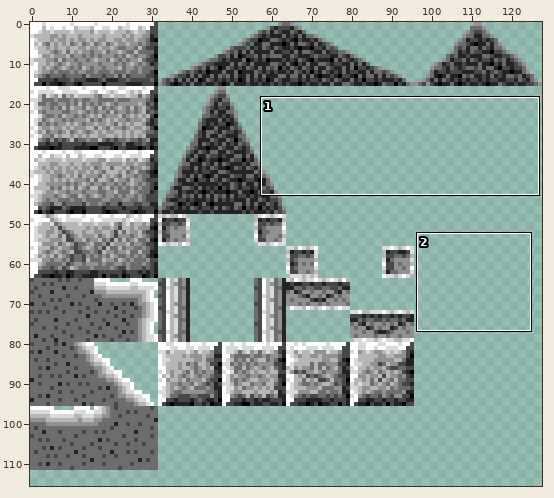
Pixel-art file: underground.aseprite. Above: a wide view before the commit, with the close-up outlined.
Close-up. Before the commit:
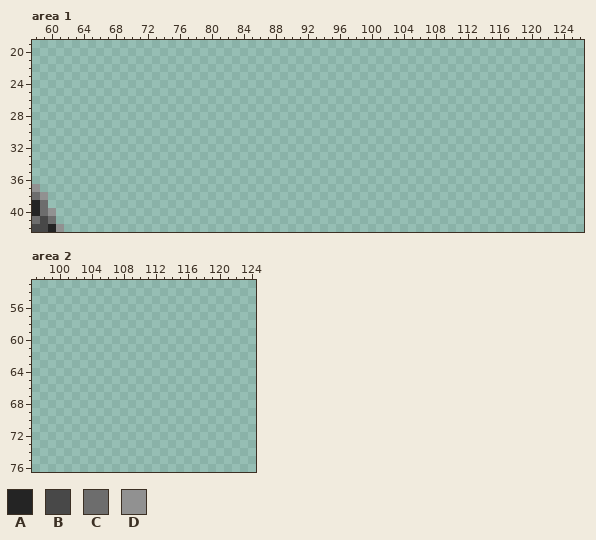
128x128 pixels, 1 frame. Shown: area 1: x 58..126, y 19..42; area 2: x 97..124, y 53..76. The wide view leaves out empty margins.
Palette (. is transparent): A #242424  B #484848  C #6d6d6d  D #919191
Pixels before, area 1, first column x 58:
37 D...
38 CD..
39 AC..
40 ACD.
41 CBC.
42 BBAD
And afterwards:
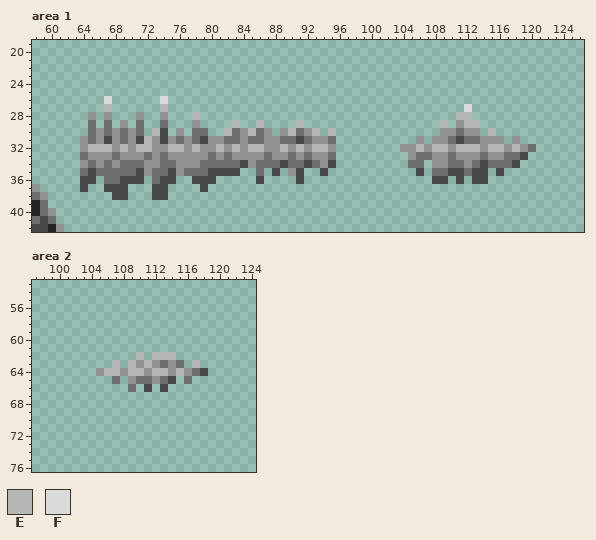
Colours new in this view: E #b6b6b6  F #dadada
The edit:
{"where": "area 1"}
{"y":26,"x":67,"old":".","new":"F"}
{"y":26,"x":74,"old":".","new":"F"}
{"y":27,"x":67,"old":".","new":"E"}
{"y":27,"x":74,"old":".","new":"E"}
{"y":27,"x":112,"old":".","new":"F"}
{"y":28,"x":65,"old":".","new":"D"}
{"y":28,"x":67,"old":".","new":"D"}
{"y":28,"x":71,"old":".","new":"D"}
{"y":28,"x":74,"old":".","new":"D"}
{"y":28,"x":78,"old":".","new":"E"}
{"y":28,"x":111,"old":"..","new":"EE"}
{"y":29,"x":65,"old":".","new":"C"}
{"y":29,"x":67,"old":".","new":"C"}
{"y":29,"x":69,"old":".","new":"D"}
{"y":29,"x":71,"old":".","new":"C"}
{"y":29,"x":74,"old":".","new":"C"}
{"y":29,"x":78,"old":".","new":"D"}
{"y":29,"x":83,"old":".","new":"E"}
{"y":29,"x":86,"old":".","new":"E"}
{"y":29,"x":91,"old":".","new":"E"}
{"y":29,"x":109,"old":".","new":"E"}
{"y":29,"x":111,"old":"...","new":"DEE"}
{"y":30,"x":65,"old":".......","new":"CDCDCDC"}
{"y":30,"x":73,"old":"..","new":"EB"}
{"y":30,"x":76,"old":".","new":"D"}
{"y":30,"x":78,"old":"..","new":"CC"}
{"y":30,"x":82,"old":"......","new":"ECDECD"}
{"y":30,"x":89,"old":".....","new":"DECDE"}
{"y":30,"x":95,"old":".","new":"E"}
{"y":30,"x":109,"old":".....","new":"DDCDD"}
{"y":30,"x":115,"old":".","new":"E"}
{"y":31,"x":64,"old":"................................","new":"DCDBDCDBEDBDCDCBDDCCDCCDDCCBCDDC"}
{"y":31,"x":106,"old":".","new":"D"}
{"y":31,"x":108,"old":".........","new":"DDCBCCDDD"}
{"y":31,"x":118,"old":".","new":"D"}
{"y":32,"x":64,"old":"................................","new":"DEEEDEDEEDDEEDEDDEDEDEEDDEDEDEED"}
{"y":32,"x":104,"old":".................","new":"DDEDEEDEEEDEEDEDC"}
{"y":33,"x":64,"old":"................................","new":"CDDDCDDDCDCDDDDDCDCDDDDCDDCDCDDC"}
{"y":33,"x":105,"old":"...............","new":"DCCDDCDDDCDDCCB"}
{"y":34,"x":64,"old":"................................","new":"DCDCDCCCDDCCDDDCCCCCBDCCCBCCBCDB"}
{"y":34,"x":105,"old":"..","new":"CC"}
{"y":34,"x":108,"old":"...........","new":"DDCCDCBCCCB"}
{"y":35,"x":64,"old":"....................","new":"CBCCCCCBDCCBDCCCBBBB"}
{"y":35,"x":86,"old":".","new":"C"}
{"y":35,"x":88,"old":".","new":"B"}
{"y":35,"x":90,"old":"..","new":"DB"}
{"y":35,"x":94,"old":".","new":"B"}
{"y":35,"x":106,"old":".","new":"B"}
{"y":35,"x":108,"old":".......","new":"CCBBCBB"}
{"y":35,"x":116,"old":".","new":"B"}
{"y":36,"x":64,"old":"..","new":"BB"}
{"y":36,"x":67,"old":".....","new":"CCBBB"}
{"y":36,"x":73,"old":"...","new":"CBB"}
{"y":36,"x":78,"old":"...","new":"BBB"}
{"y":36,"x":86,"old":".","new":"B"}
{"y":36,"x":91,"old":".","new":"B"}
{"y":36,"x":108,"old":"..","new":"BB"}
{"y":36,"x":111,"old":".","new":"B"}
{"y":36,"x":113,"old":"..","new":"BB"}
{"y":37,"x":64,"old":".","new":"B"}
{"y":37,"x":67,"old":"...","new":"BBB"}
{"y":37,"x":73,"old":"..","new":"BB"}
{"y":37,"x":79,"old":".","new":"B"}
{"y":38,"x":68,"old":"..","new":"BB"}
{"y":38,"x":73,"old":"..","new":"BB"}
{"where": "area 2"}
{"y":62,"x":110,"old":".","new":"E"}
{"y":62,"x":112,"old":"...","new":"EEE"}
{"y":63,"x":107,"old":".","new":"E"}
{"y":63,"x":109,"old":".......","new":"EDEDCDC"}
{"y":63,"x":117,"old":".","new":"E"}
{"y":64,"x":105,"old":"..............","new":"DEEDEEDEEDEDCB"}
{"y":65,"x":107,"old":".","new":"C"}
{"y":65,"x":109,"old":"......","new":"DCCDCB"}
{"y":65,"x":116,"old":".","new":"C"}
{"y":66,"x":109,"old":".","new":"C"}
{"y":66,"x":111,"old":".","new":"B"}
{"y":66,"x":113,"old":".","new":"B"}
{"label":"added","picture_box":[80,96,336,200]}
{"label":"added","picture_box":[400,104,536,184]}
{"label":"added","picture_box":[96,352,208,392]}
